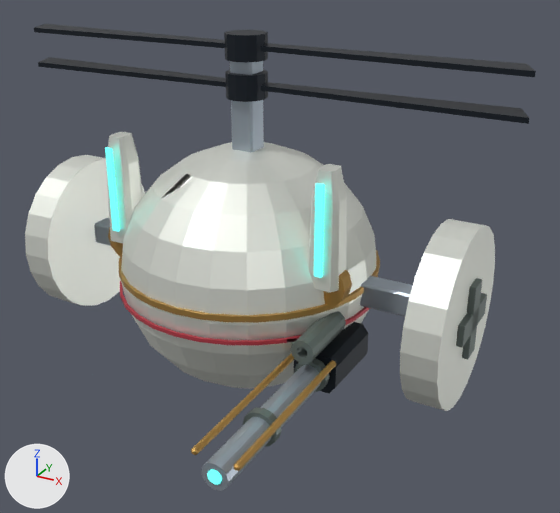
The glTF model public/assets/models/reference/s08.glb: old version first, new version second.
Both versions are drawn from a 50 mm camera at (2.89, -4.76, 3.8) aimed at (0.42, -0.28, 1.56). Arrows for +X, +Y and +Z are at lower left; the lights stay in place. The first picture is the older version. Where no turn or scale is listed for an object, it has been applied to the vertices. Vertices at exactly the same position are counted once.

The first picture shows 'Export_emitter_l_armor', 'Export_emitter_l_glow', 'Export_emitter_r_armor', 'Export_emitter_r_glow', 'Export_gun_recoil_brass', 'Export_gun_recoil_dark', 'Export_gun_recoil_steel', 'Export_gun_shade', 'Export_rotor_coax0_dark', 'Export_rotor_coax1_dark', 'Export_tilt_armor', 'Export_tilt_brass', 'Export_tilt_shade', 'Export_tilt_steel' and 5 more.
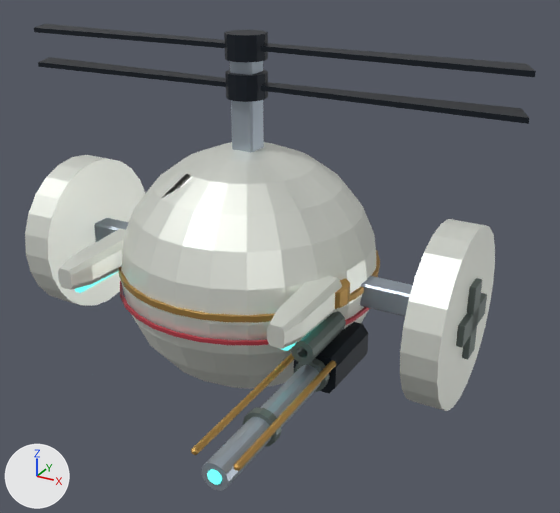
ob_emitter_l is not drawn itself; it is the parent of ob_export_emitter_l_armor, ob_export_emitter_l_brass.
ob_emitter_r is not drawn itself; it is the parent of ob_export_emitter_r_armor, ob_export_emitter_r_brass.

Where the newer file only moved an object's origin or applied its transform, the numbers keep the older frame.

Pixel boxes (x1, y1, x2, y2) of what changed, in the pictures (560 x 513 px):
'Export_emitter_l_armor', reshaped, moved, turned: before (309, 164, 347, 293); after (267, 276, 342, 349)
'Export_emitter_r_armor', reshaped, moved, turned: before (106, 132, 143, 243); after (58, 229, 126, 290)
'Export_emitter_l_glow', reshaped: before (314, 183, 325, 278); after (282, 342, 297, 351)
'Export_emitter_r_glow', reshaped: before (105, 147, 120, 232); after (75, 271, 119, 293)
'Export_emitter_l_brass', moved, turned: before (323, 270, 352, 307); after (335, 278, 350, 309)
'Export_emitter_r_brass', moved, turned (not visible afterwards): before (108, 227, 123, 256)

The change, as a diff of the scene's bpy script:
```diff
--- a/public/assets/models/reference/s08.glb.py
+++ b/public/assets/models/reference/s08.glb.py
@@ me_export_emitter_l_armor @@
 # used by ob_export_emitter_l_armor; parent = ob_emitter_l; location = (0.0, 0.0, 0.0)
-me_export_emitter_l_armor.from_pydata(...)  # 24 vertices, 44 faces; spans x -0.115..0.115, y -0.12..0.12, z 0.0..0.82
+me_export_emitter_l_armor.from_pydata(...)  # 24 vertices, 44 faces; spans x -0.115..0.115, y -0.12..0.12, z 0.0..0.72
+# me_export_emitter_l_armor part 1: all 16 vertices in x -0.1..0.1, y -0.1..0.1, z 0.62..0.82 are scaled about their middle by (1, 1, 0.864), then moved by (0.0, 0.0, -0.086)
 me_export_emitter_l_armor.materials.append(mat_armor)
@@ me_export_emitter_l_glow @@
 # used by ob_export_emitter_l_glow; location = (0.855, -0.4, 1.501)
-me_export_emitter_l_glow.from_pydata(...)  # 24 vertices, 44 faces; spans x -0.03..0.03, y -0.153..-0.127, z 0.105..0.755
+me_export_emitter_l_glow.from_pydata(...)  # 24 vertices, 44 faces; spans x -0.03..0.03, y -0.616..-0.076, z -0.213..-0.188
+# me_export_emitter_l_glow part 2: 24 of 24 vertices moved; they spanned x -0.03..0.03, y -0.153..-0.127, z 0.105..0.755 and now span x -0.03..0.03, y -0.616..-0.076, z -0.213..-0.188; mean shift (0.0, -0.206, -0.63)
 me_export_emitter_l_glow.materials.append(mat_glow)
@@ me_export_emitter_r_armor @@
 # used by ob_export_emitter_r_armor; parent = ob_emitter_r; location = (0.0, 0.0, 0.0)
-me_export_emitter_r_armor.from_pydata(...)  # 24 vertices, 44 faces; spans x -0.115..0.115, y -0.12..0.12, z 0.0..0.82
+me_export_emitter_r_armor.from_pydata(...)  # 24 vertices, 44 faces; spans x -0.115..0.115, y -0.12..0.12, z 0.0..0.72
+# me_export_emitter_r_armor part 3: all 16 vertices in x -0.1..0.1, y -0.1..0.1, z 0.62..0.82 are scaled about their middle by (1, 1, 0.864), then moved by (0.0, 0.0, -0.086)
 me_export_emitter_r_armor.materials.append(mat_armor)
@@ me_export_emitter_r_glow @@
 # used by ob_export_emitter_r_glow; location = (-0.855, -0.4, 1.501)
-me_export_emitter_r_glow.from_pydata(...)  # 24 vertices, 44 faces; spans x -0.03..0.03, y -0.153..-0.127, z 0.105..0.755
+me_export_emitter_r_glow.from_pydata(...)  # 24 vertices, 44 faces; spans x -0.03..0.03, y -0.616..-0.076, z -0.213..-0.188
+# me_export_emitter_r_glow part 4: 24 of 24 vertices moved; they spanned x -0.03..0.03, y -0.153..-0.127, z 0.105..0.755 and now span x -0.03..0.03, y -0.616..-0.076, z -0.213..-0.188; mean shift (0.0, -0.206, -0.63)
 me_export_emitter_r_glow.materials.append(mat_glow)
@@ ob_emitter_l @@
 ob_emitter_l.parent = ob_tilt
-ob_emitter_l.location = (0.855, -0.4, 0.2)
+ob_emitter_l.location = (0.855, -0.4, 0.14)
+ob_emitter_l.rotation_euler = (1.571, 0.0, 0.0)  # degrees (90, 0, 0)
@@ ob_emitter_r @@
 ob_emitter_r.parent = ob_tilt
-ob_emitter_r.location = (-0.855, -0.4, 0.2)
+ob_emitter_r.location = (-0.855, -0.4, 0.14)
+ob_emitter_r.rotation_euler = (1.571, 0.0, 0.0)  # degrees (90, 0, 0)
```
